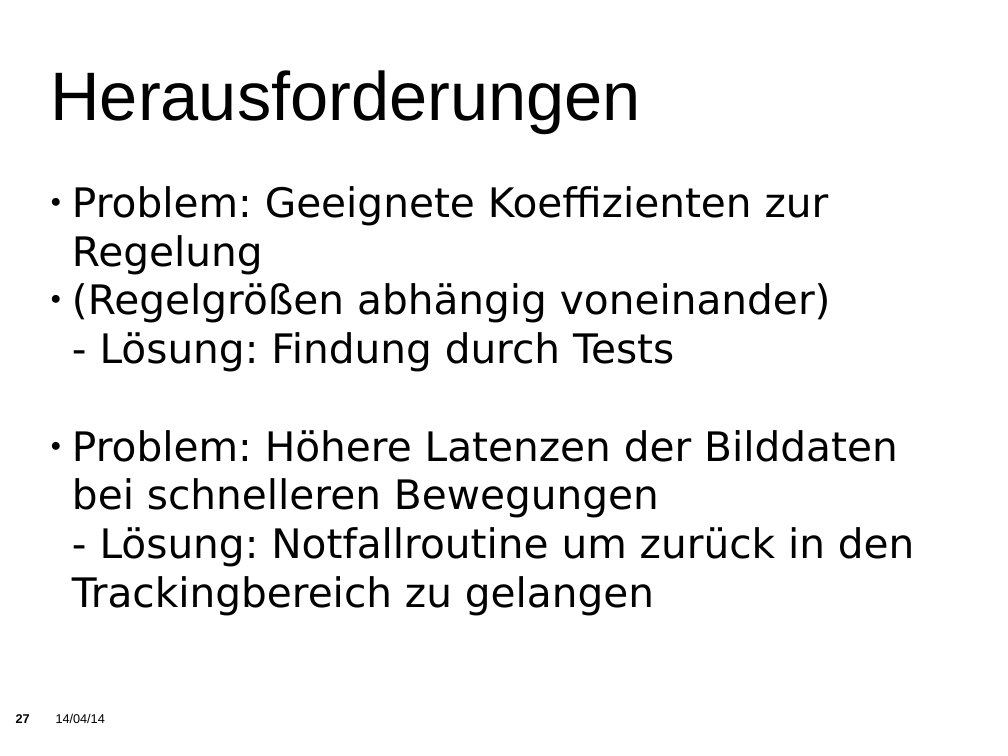
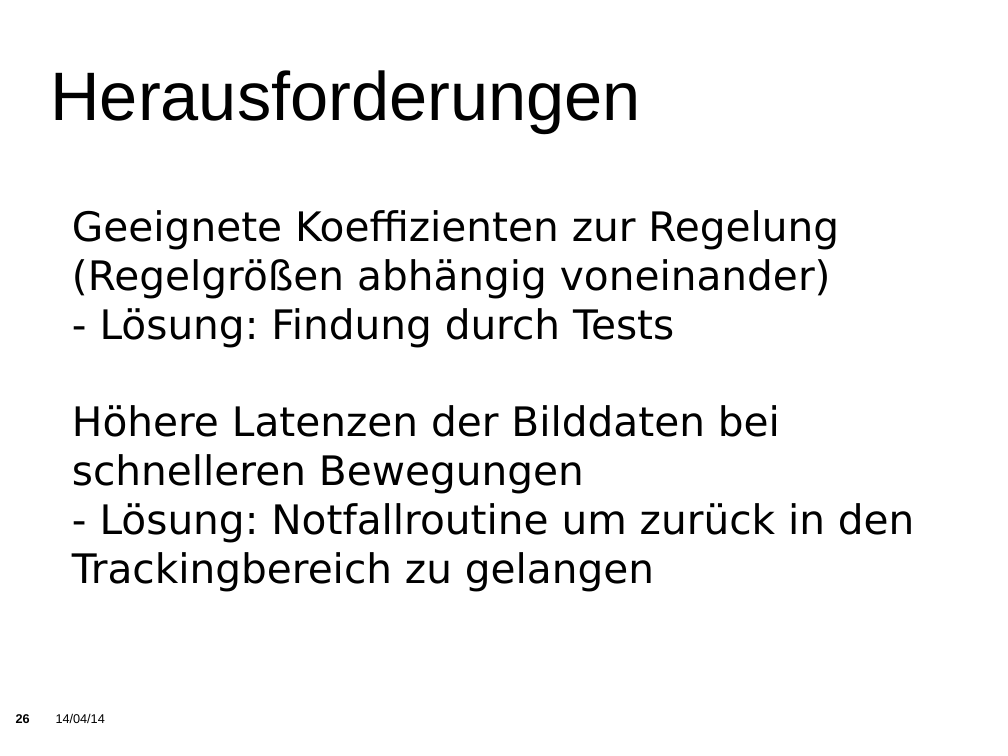
Before and after one commit to KITrokopter/Presentation, a slide deck: slide 26 of PresentationInTotal v0.1.odp (slide 27 before the commit). Drawn at 1008x756 pixels with LibreOffice and Linux fonts; fonts in the diff are those of the drawing; background and template pictures are left out. Boxes give left, top, right and bottom in pixels: in the first picture for what was removed or moved away, otherwise in the second. Text is boxed around its words. In the diff, an @@ line names an element or a change of style, - is before the commit and + after.

```diff
--- a/PresentationInTotal v0.1.odp
+++ b/PresentationInTotal v0.1.odp
@@ subtitle at (72,210,839,250): text changed @@
-● Problem: Geeignete Koeffizienten zur Regelung
+Geeignete Koeffizienten zur Regelung
@@ subtitle at (72,259,831,299): bullet ● to none @@
@@ subtitle at (72,405,780,494): text changed @@
-● Problem: Höhere Latenzen der Bilddaten bei schnelleren Bewegungen
+Höhere Latenzen der Bilddaten bei schnelleren Bewegungen
@@ page number at (16,714,30,723): text changed @@
-27
+26
```
Also in this commit, not shown: 10 other slides changed, 3 slides removed.
